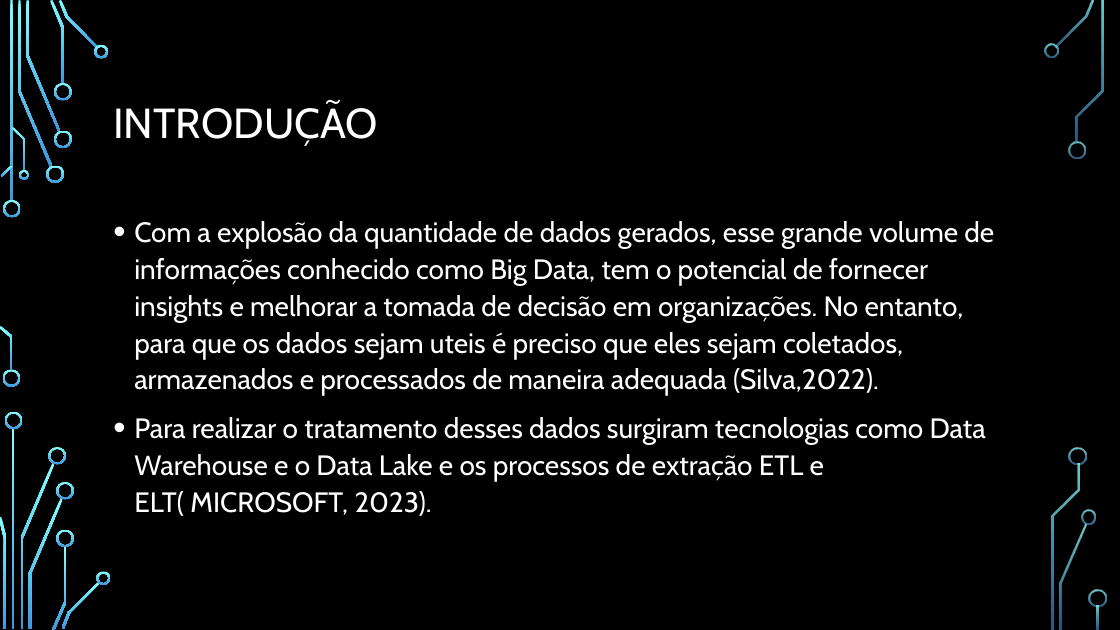
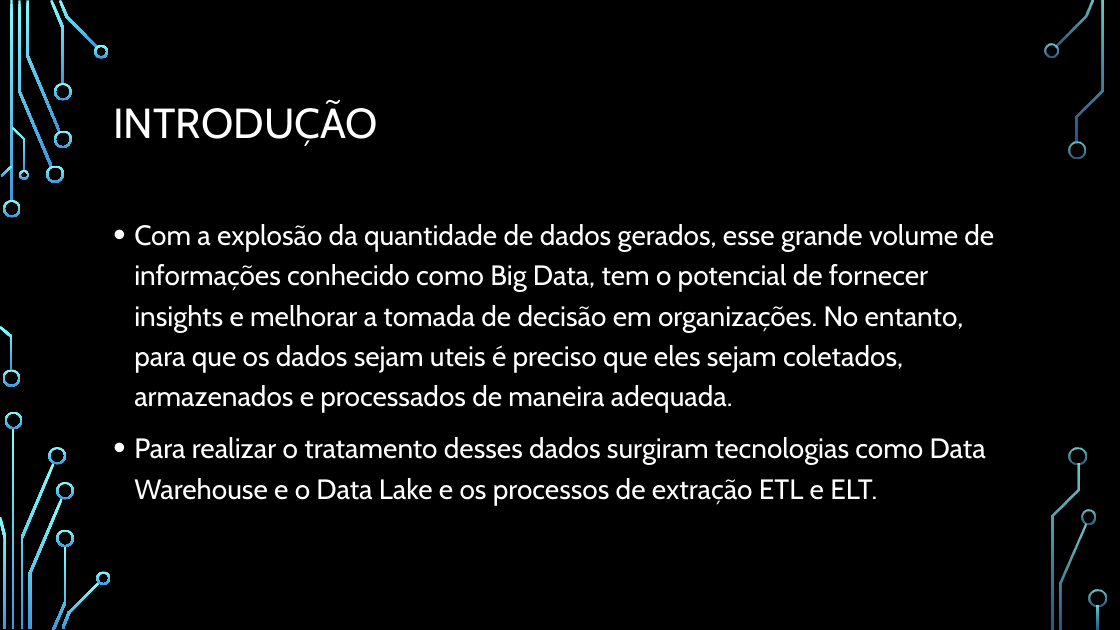
Before and after one commit to adsonb87/tcc, a slide deck: slide 2 of TCC/Resumo/Apresentação.pptx. Drawn at 1120x630 pixels with LibreOffice and Linux fonts; fonts in the diff are those of the drawing; background and template pictures are left out. Boxes give left, top, right and bottom in pixels: in the first picture for what was removed or moved away, otherwise in the second. Text is boxed around its words. In the diff, an @@ line names an element or a change of style, - is before the commit and + after.

```diff
--- a/TCC/Resumo/Apresentação.pptx
+++ b/TCC/Resumo/Apresentação.pptx
@@ text at (134, 224, 994, 505): text changed @@
-• Com a explosão da quantidade de dados gerados, esse grande volume de informações conhecido como Big Data, tem o potencial de fornecer insights e melhorar a tomada de decisão em organizações. No entanto, para que os dados sejam uteis é preciso que eles sejam coletados, armazenados e processados de maneira adequada (Silva,2022).
-• Para realizar o tratamento desses dados surgiram tecnologias como Data Warehouse e o Data Lake e os processos de extração ETL e ELT( MICROSOFT, 2023).
+• Com a explosão da quantidade de dados gerados, esse grande volume de informações conhecido como Big Data, tem o potencial de fornecer insights e melhorar a tomada de decisão em organizações. No entanto, para que os dados sejam uteis é preciso que eles sejam coletados, armazenados e processados de maneira adequada.
+• Para realizar o tratamento desses dados surgiram tecnologias como Data Warehouse e o Data Lake e os processos de extração ETL e ELT.
```
Also in this commit, not shown: 19 other slides changed, 2 slides removed, 5 other files.
